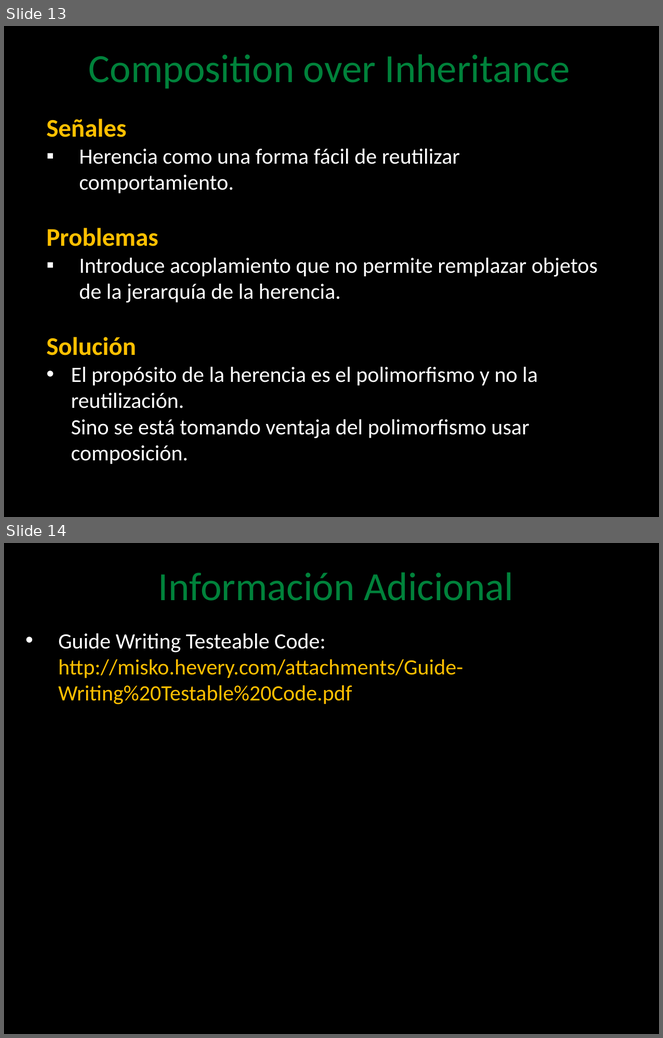
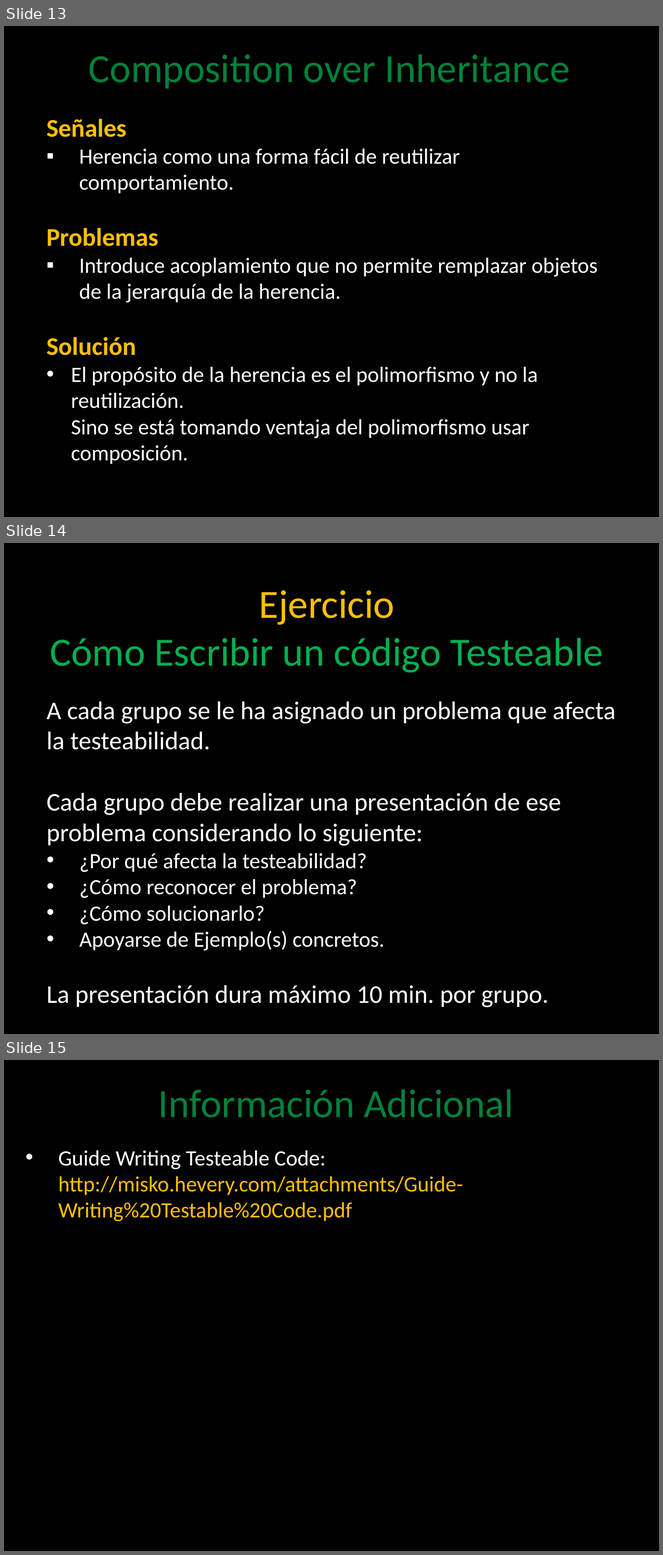
Before and after one commit to angelnunezsalazar/Test-Automation-Java, a slide deck: Diapositivas/3. Design For Testeability.pptx. Shown one above the other, each under a label of ours: slides 13 and 14 before the commit, slides 13, 14 and 15 after it. The pictures are 663x1038 and 663x1555 pixels, drawn with LibreOffice and Linux fonts; fonts in the diff are those of the drawing; background and template pictures are left out. Boxes give left, top, right and bottom in pixels: in the first picture for what was removed or moved away, otherwise in the second. Text is boxed around its words. In the diff, an @@ line names an element or a change of style, - is before the commit and + after.

```diff
--- a/Diapositivas/3. Design For Testeability.pptx
+++ b/Diapositivas/3. Design For Testeability.pptx
@@ slide 14 added at [4,543,659,1034], background picture (left out) @@
@@ title added at [50,590,604,672], 44 pt, text #00B050 @@
+Ejercicio
+Cómo Escribir un código Testeable
@@ text added at [47,702,616,1008], 28 pt, text #FFFFFF @@
+A cada grupo se le ha asignado un problema que afecta la testeabilidad.
+Cada grupo debe realizar una presentación de ese problema considerando lo siguiente:
+• ¿Por qué afecta la testeabilidad?
+• ¿Cómo reconocer el problema?
+• ¿Cómo solucionarlo?
+• Apoyarse de Ejemplo(s) concretos.
+La presentación dura máximo 10 min. por grupo.
@@ what was slide 14 is now slide 15 @@
```
Also in this commit, not shown: 1 slide changed, 21 other files.
